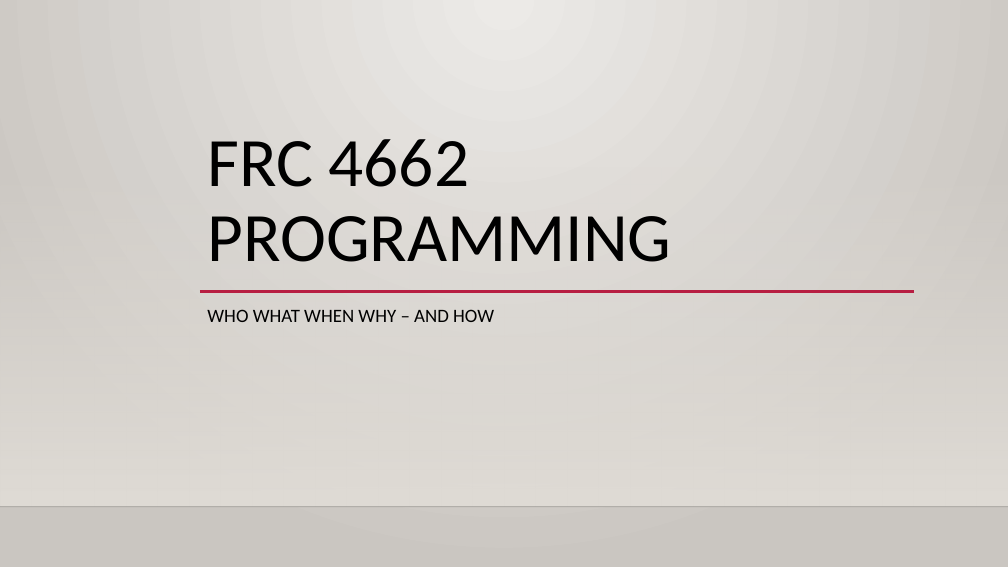
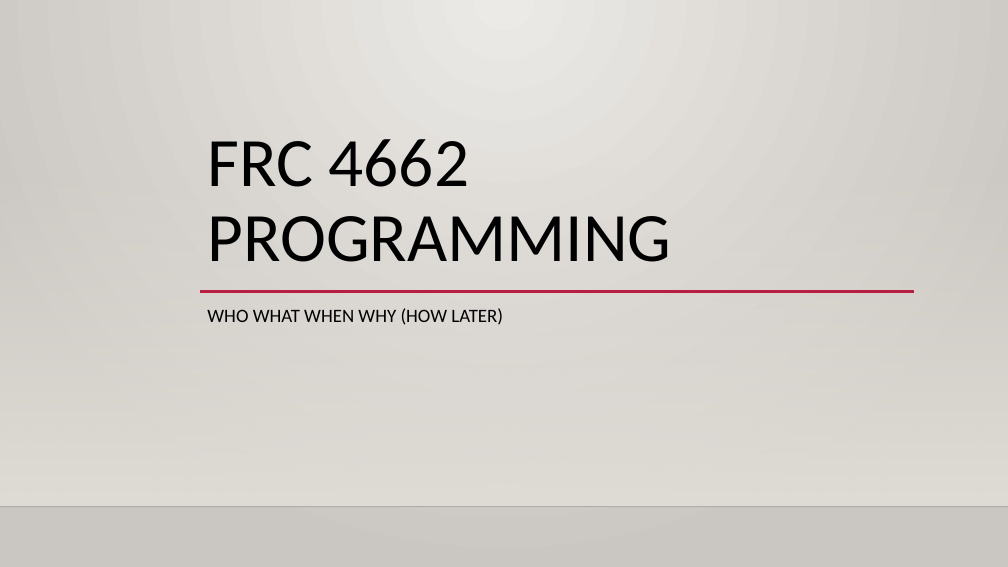
Before and after one commit to 4662FRCRobotics/Training, a slide deck: slide 1 of FRC 4662 Programming Intro.pptx. Drawn at 1008x567 pixels with LibreOffice and Linux fonts; fonts in the diff are those of the drawing; background and template pictures are left out. Boxes give left, top, right and bottom in pixels: in the first picture for what was removed or moved away, otherwise in the second. Text is boxed around its words. In the diff, an @@ line names an element or a change of style, - is before the commit and + after.

```diff
--- a/FRC 4662 Programming Intro.pptx
+++ b/FRC 4662 Programming Intro.pptx
@@ subtitle at (x1=207, y1=308, x2=503, y2=325): text changed @@
-WHO WHAT WHEN WHY – AND HOW
+WHO WHAT WHEN WHY (HOW LATER)
```
Also in this commit, not shown: 5 other slides changed, 3 other files.
